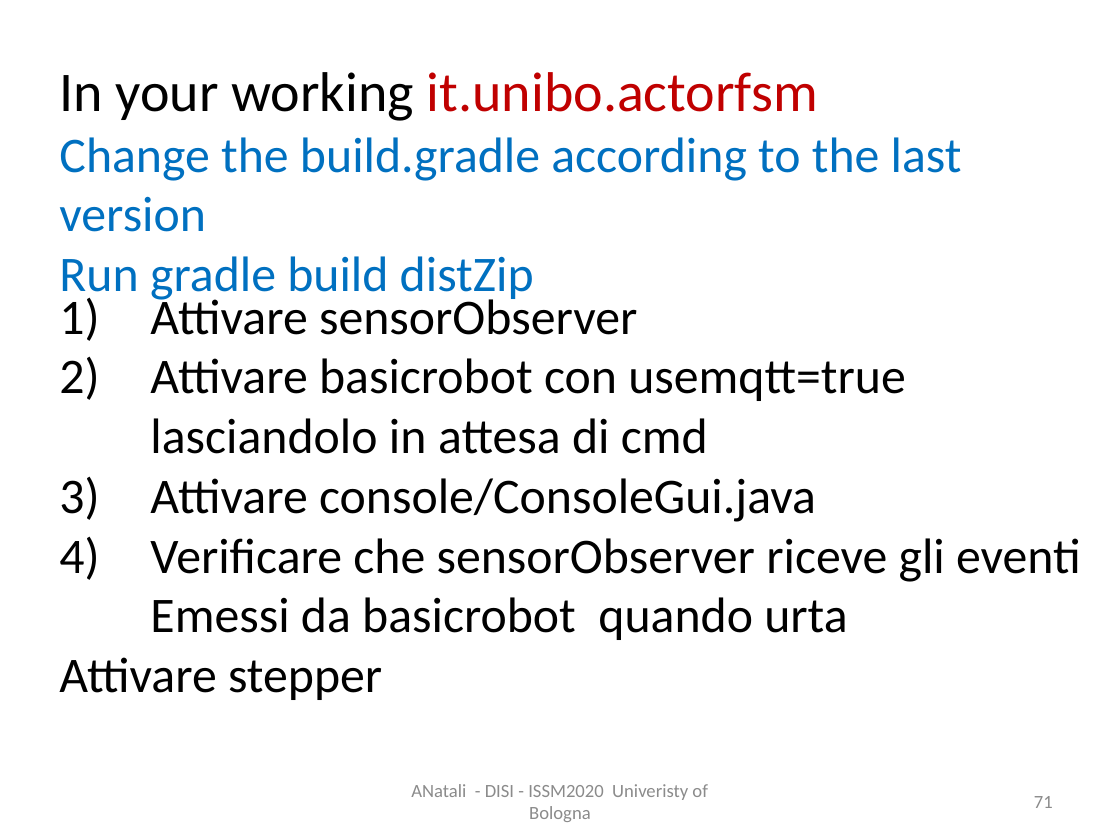
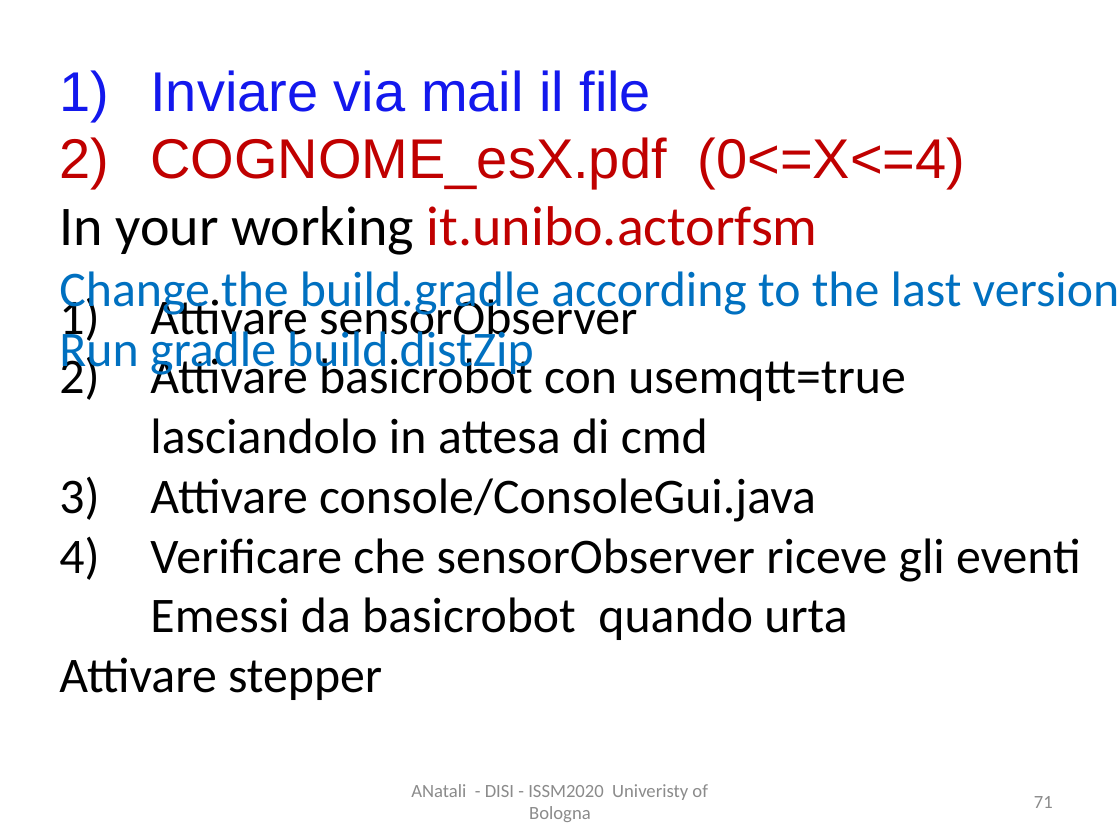
Before and after one commit to anatali/iss2020LabBo, a slide deck: slide 71 of it.unibo.issLabStart/userDocs/ISSM2020.pptx. Drawn at 1120x840 pixels with LibreOffice and Linux fonts; fonts in the diff are those of the drawing. Boxes give left, top, right and bottom in pixels: in the first picture for what was removed or moved away, otherwise in the second. Text is boxed around its words. In the diff, an @@ line names an element or a change of style, - is before the commit and + after.

```diff
--- a/it.unibo.issLabStart/userDocs/ISSM2020.pptx
+++ b/it.unibo.issLabStart/userDocs/ISSM2020.pptx
@@ text at (x1=150, y1=70, x2=965, y2=188): paragraphs added @@
+1) Inviare via mail il file
+2) COGNOME_esX.pdf (0<=X<=4)
```
Also in this commit, not shown: 1 other slide changed, 4 other files.
